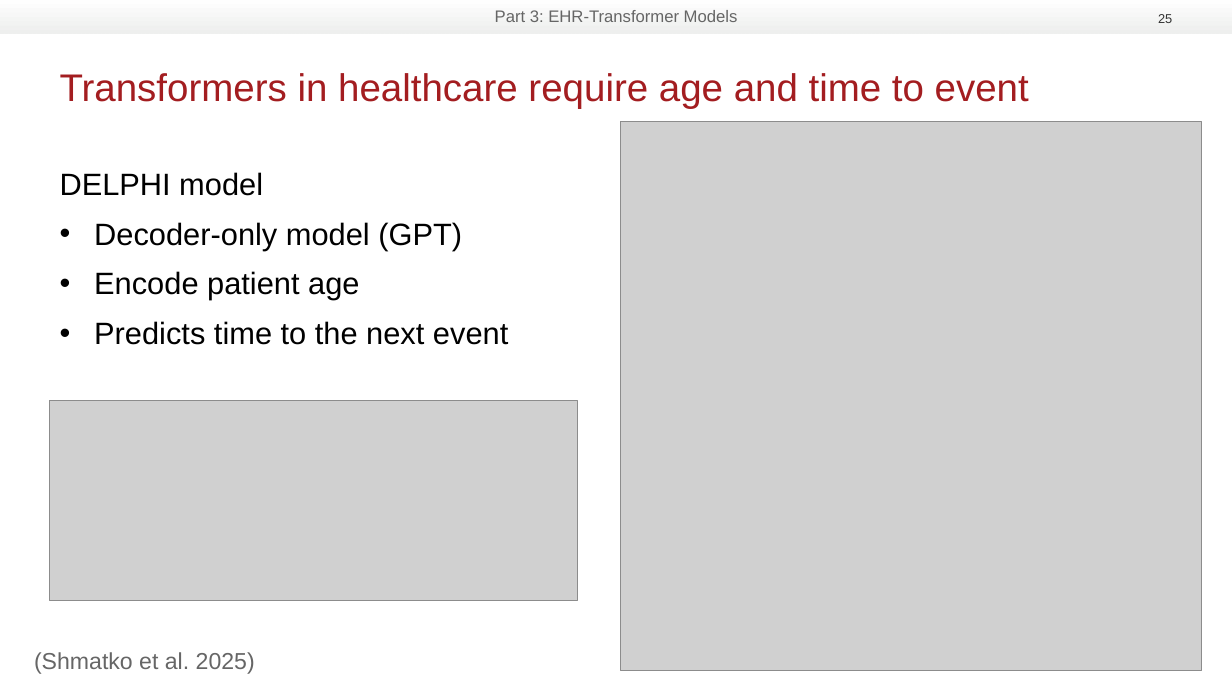
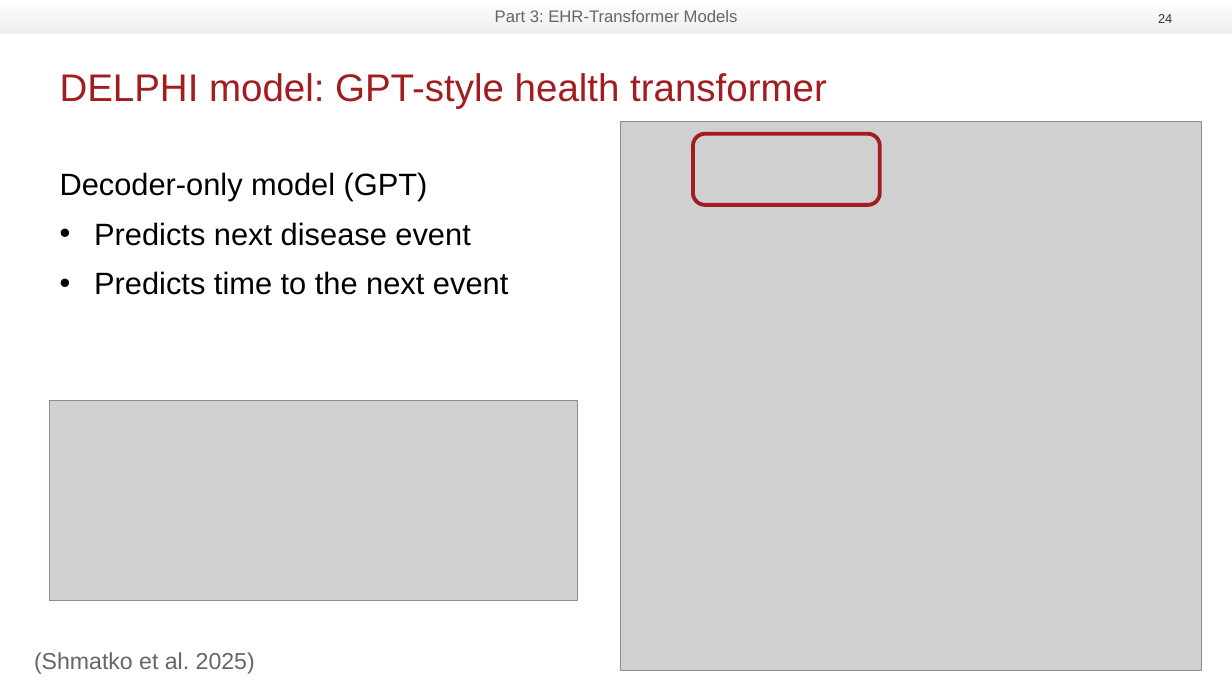
Before and after one commit to RasmussenLab/integrative_post_gwas_methods_course, a slide deck: slide 24 of slides/EHR transformer presentation 20260825.pptx (slide 25 before the commit). Drawn at 1232x693 pixels with LibreOffice and Linux fonts; fonts in the diff are those of the drawing; grey boxes stand for pictures; background and template pictures are left out. Boxes give left, top, right and bottom in pixels: in the first picture for what was removed or moved away, otherwise in the second. Text is boxed around its words. In the diff, an @@ line names an element or a change of style, - is before the commit and + after.

```diff
--- a/slides/EHR transformer presentation 20260825.pptx
+++ b/slides/EHR transformer presentation 20260825.pptx
@@ page number at (1158,14,1172,23): text changed @@
-25
+24
@@ title at (60,73,827,108): text changed @@
-Transformers in healthcare require age and time to event
+DELPHI model: GPT-style health transformer
@@ rounded rectangle added at (693,134,880,205), outline #A31D20 3 pt @@
@@ text at (60,172,263,196): paragraph removed @@
-DELPHI model
@@ text at (60,172,428,201): bullet • to none @@
@@ text at (94,222,470,246): text changed @@
-• Encode patient age
+• Predicts next disease event
```
Also in this commit, not shown: 18 other slides changed, 1 slide added, 1 slide removed.
